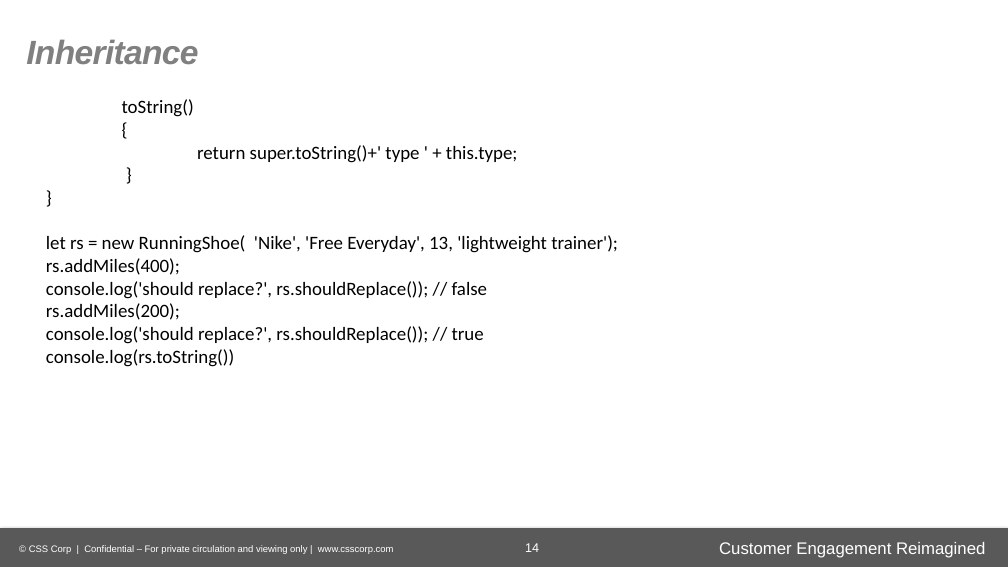
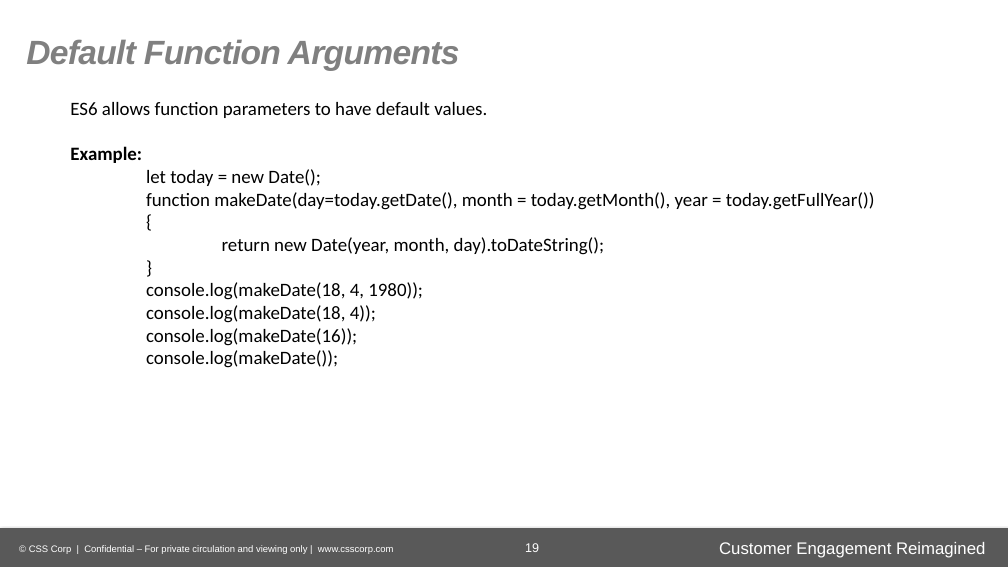
Before and after one commit to gurudevraj/asEmployee, a slide deck: slide 19 of ECMAScript 6-P2.pptx (slide 14 before the commit). Drawn at 1008x567 pixels with LibreOffice and Linux fonts; fonts in the diff are those of the drawing; background and template pictures are left out. Boxes give left, top, right and bottom in pixels: in the first picture for what was removed or moved away, otherwise in the second. Text is boxed around its words. In the diff, an @@ line names an element or a change of style, - is before the commit and + after.

```diff
--- a/ECMAScript 6-P2.pptx
+++ b/ECMAScript 6-P2.pptx
@@ text at [26, 39, 460, 71]: text changed @@
-Inheritance
+Default Function Arguments
@@ text "ES6 allows function parameters to ...": place and size @@
-text "ES6 allows function parameters to ..." at [46, 99, 618, 367]
+text "ES6 allows function parameters to ..." at [70, 102, 875, 368]
@@ text at [70, 102, 875, 210]: text changed @@
-toString()
+ES6 allows function parameters to have default values.
+Example:
+let today = new Date();
+function makeDate(day=today.getDate(), month = today.getMonth(), year = today.getFullYear())
@@ text at [222, 237, 605, 255]: text changed @@
-return super.toString()+' type ' + this.type;
+return new Date(year, month, day).toDateString();
@@ text at [146, 282, 423, 368]: text changed @@
-}
-let rs = new RunningShoe( 'Nike', 'Free Everyday', 13, 'lightweight trainer');
-rs.addMiles(400);
-console.log('should replace?', rs.shouldReplace()); // false
-rs.addMiles(200);
-console.log('should replace?', rs.shouldReplace()); // true
-console.log(rs.toString())
+console.log(makeDate(18, 4, 1980));
+console.log(makeDate(18, 4));
+console.log(makeDate(16));
+console.log(makeDate());
@@ page number at [525, 543, 539, 552]: text changed @@
-14
+19
```
Also in this commit, not shown: 14 other slides changed, 24 slides added, 9 slides removed, 3 other files.
